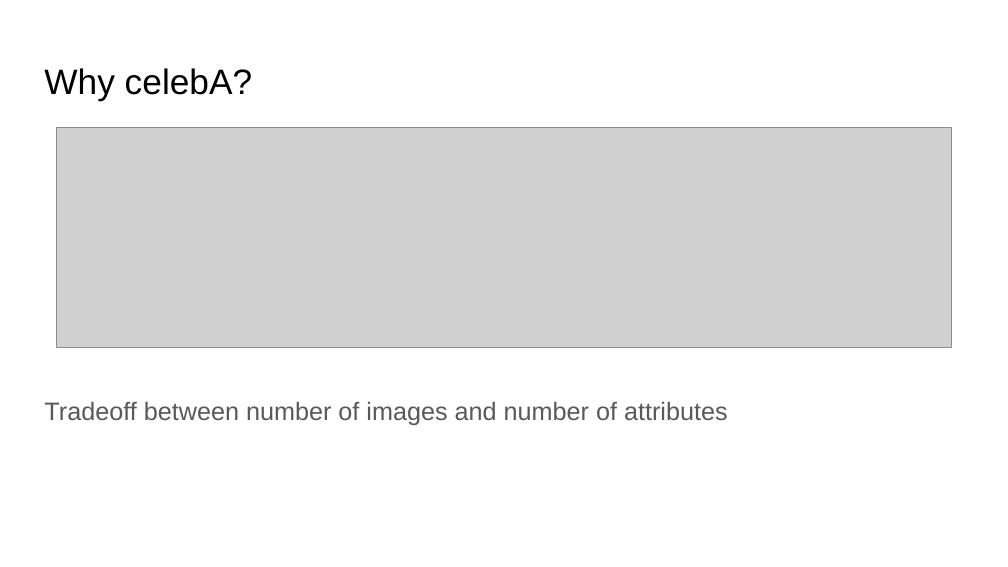
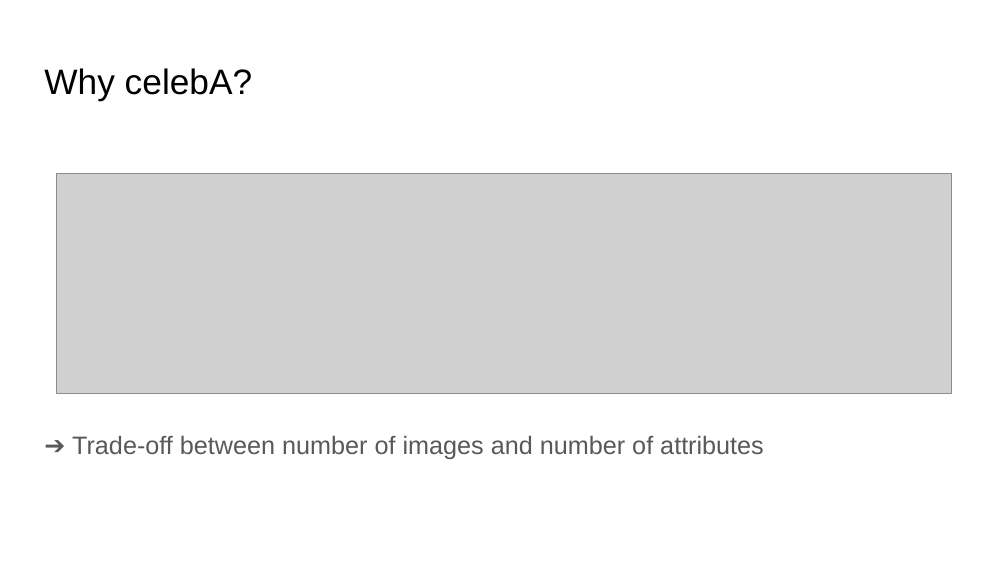
Before and after one commit to maximotus/cv-dl22-text-to-photofit-GAN, a slide deck: slide 6 of report/report.pptx (slide 5 before the commit). Drawn at 1008x567 pixels with LibreOffice and Linux fonts; fonts in the diff are those of the drawing; grey boxes stand for pictures. Boxes give left, top, right and bottom in pixels: in the first picture for what was removed or moved away, otherwise in the second. Text is boxed around its words. In the diff, an @@ line names an element or a change of style, - is before the commit and + after.

```diff
--- a/report/report.pptx
+++ b/report/report.pptx
@@ picture: place and size @@
-picture at box(56, 127, 952, 348)
+picture at box(56, 173, 952, 394)
@@ text at box(72, 435, 764, 459): text changed @@
-Tradeoff between number of images and number of attributes
+➔ Trade-off between number of images and number of attributes
```
Also in this commit, not shown: 3 other slides changed, 4 slides added, 1 slide removed.
